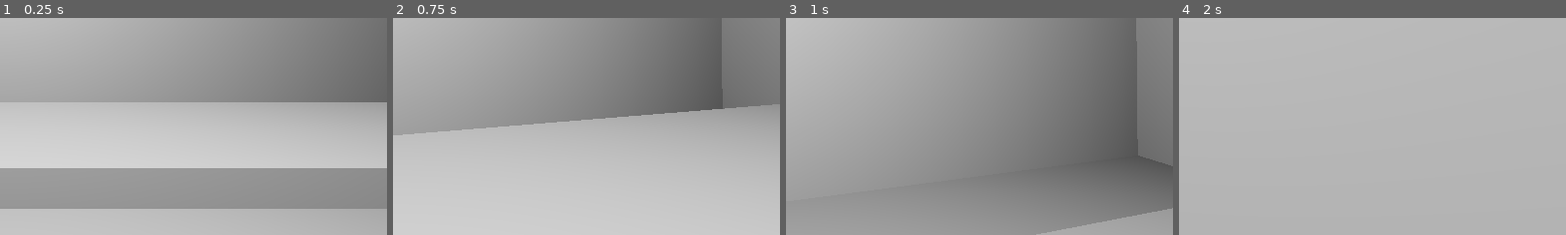
Above: before the commit, frames 1-4 (left to right).
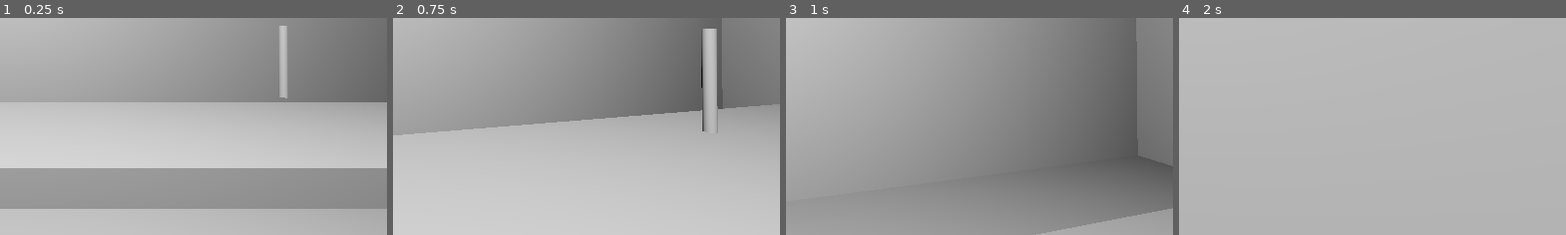
Above: after the commit, the same moments.

Repository: GriffinBaxter/The-Assembly-Line
Game: Godot game, scene res://Scenes/main.tscn
The game is run twice, just before and just after one commit, with the same random seed, the same clock (stepped at 60 frames per second) and the same inputs.
Inputs (mouse positions are % of the whole screen's width and height, from its top left):
- Up to frame 1 (0.25 s): no input
- Up to frame 2 (0.75 s): tap Enter at 0.5 s; move the mouse to (55, 50) at 0.52 s; hold W (forward) from 0.53 s (still down)
- Up to frame 3 (1 s): keep holding W (forward); tap Space (jump) at 0.77 s
- Up to frame 4 (2 s): keep holding W (forward); move the mouse to (45, 50) at 1.27 s; tap Space (jump) at 1.52 s
The pictures show only the part of the screen within x 50-100%, y 48-98%; the shares and areas given below are measured in that part.

The runs differ from the first frame. In frame 1, 0.7% of the frame differs, in the area x 72-75%, y 3-38%; in frame 2, 1.5%, in the area x 79-84%, y 4-54%; in frame 3, nothing differs; in frame 4, nothing differs.

Commit message:
Add system for assembling items on line

Diff:
--- a/Scenes/chair.tscn
+++ b/Scenes/chair.tscn
@@ -1,35 +1,26 @@
-[gd_scene format=3 uid="uid://csctwey3hq0v0"]
+[gd_scene load_steps=3 format=3 uid="uid://csctwey3hq0v0"]
 
-[node name="Chair" type="Node3D"]
+[ext_resource type="Script" path="res://Scripts/assembly.gd" id="1_pcwlk"]
+[ext_resource type="PackedScene" uid="uid://dyqimxsygmcrv" path="res://Scenes/chair_leg.tscn" id="2_cygre"]
 
-[node name="Seat" type="CSGBox3D" parent="."]
+[node name="Seat" type="CSGBox3D" node_paths=PackedStringArray("missing_part")]
 transform = Transform3D(1, 0, 0, 0, 1, 0, 0, 0, 1, 0, 0.5, 0)
 size = Vector3(0.75, 0.05, 0.75)
+script = ExtResource("1_pcwlk")
+missing_part = NodePath("Leg1")
 
-[node name="Back" type="CSGBox3D" parent="Seat"]
+[node name="Back" type="CSGBox3D" parent="."]
 transform = Transform3D(1, 0, 0, 0, 1, 0, 0, 0, 1, -0.35, 0.48, 0)
 size = Vector3(0.05, 1, 0.75)
 
-[node name="Leg1" type="CSGCylinder3D" parent="Seat"]
+[node name="Leg1" parent="." instance=ExtResource("2_cygre")]
 transform = Transform3D(1, 0, 0, 0, 1, 0, 0, 0, 1, -0.325, -0.275, 0.325)
-radius = 0.025
-height = 0.5
-sides = 16
 
-[node name="Leg2" type="CSGCylinder3D" parent="Seat"]
+[node name="Leg2" parent="." instance=ExtResource("2_cygre")]
+transform = Transform3D(1, 0, 0, 0, 1, 0, 0, 0, 1, 0.325, -0.275, 0.325)
+
+[node name="Leg3" parent="." instance=ExtResource("2_cygre")]
 transform = Transform3D(1, 0, 0, 0, 1, 0, 0, 0, 1, -0.325, -0.275, -0.325)
-radius = 0.025
-height = 0.5
-sides = 16
 
-[node name="Leg3" type="CSGCylinder3D" parent="Seat"]
-transform = Transform3D(1, 0, 0, 0, 1, 0, 0, 0, 1, 0.325, -0.275, 0.325)
-radius = 0.025
-height = 0.5
-sides = 16
-
-[node name="Leg4" type="CSGCylinder3D" parent="Seat"]
+[node name="Leg4" parent="." instance=ExtResource("2_cygre")]
 transform = Transform3D(1, 0, 0, 0, 1, 0, 0, 0, 1, 0.325, -0.275, -0.325)
-radius = 0.025
-height = 0.5
-sides = 16
--- /dev/null
+++ b/Scenes/chair_leg.tscn
@@ -0,0 +1,6 @@
+[gd_scene format=3 uid="uid://dyqimxsygmcrv"]
+
+[node name="Leg" type="CSGCylinder3D"]
+radius = 0.025
+height = 0.5
+sides = 16
--- /dev/null
+++ b/Scripts/assembly.gd
@@ -0,0 +1,12 @@
+extends Node3D
+
+@export var missing_part: CSGPrimitive3D
+
+
+func get_missing_part_file_path() -> String:
+	missing_part.visible = false
+	return missing_part.scene_file_path
+
+
+func add_missing_part() -> void:
+	missing_part.visible = true
--- a/Scripts/main.gd
+++ b/Scripts/main.gd
@@ -2,13 +2,28 @@
 
 const CHAIR = preload("res://Scenes/chair.tscn")
 
+var assembly: CSGPrimitive3D
+var missing_part: CSGPrimitive3D
+
 
 func _ready() -> void:
 	while true:
-		var chair = CHAIR.instantiate()
-		chair.position = Vector3(-10, 2, -2.5)
-		get_tree().get_root().add_child.call_deferred(chair)
-		get_tree().create_tween().tween_property(chair, "position", Vector3(10, 2, -2.5), 15)
-		await get_tree().create_timer(10).timeout
+		assembly = CHAIR.instantiate()
+		assembly.position = Vector3(-10, 2.375, -2.5)
+		get_tree().get_root().add_child.call_deferred(assembly)
+		await assembly.ready
 
-		get_tree().get_root().remove_child(chair)
+		var missing_part_file_path = assembly.get_missing_part_file_path()
+		missing_part = ResourceLoader.load(missing_part_file_path).instantiate()
+		missing_part.position = Vector3(2, 2.5, -2)
+		get_tree().get_root().add_child.call_deferred(missing_part)
+		get_tree().create_tween().tween_property(assembly, "position", Vector3(10, 2.375, -2.5), 15)
+		await get_tree().create_timer(15).timeout
+
+		get_tree().get_root().remove_child(assembly)
+
+
+func _process(_delta: float) -> void:
+	if missing_part.position.distance_to(assembly.position) < 1:
+		assembly.add_missing_part()
+		missing_part.visible = false
